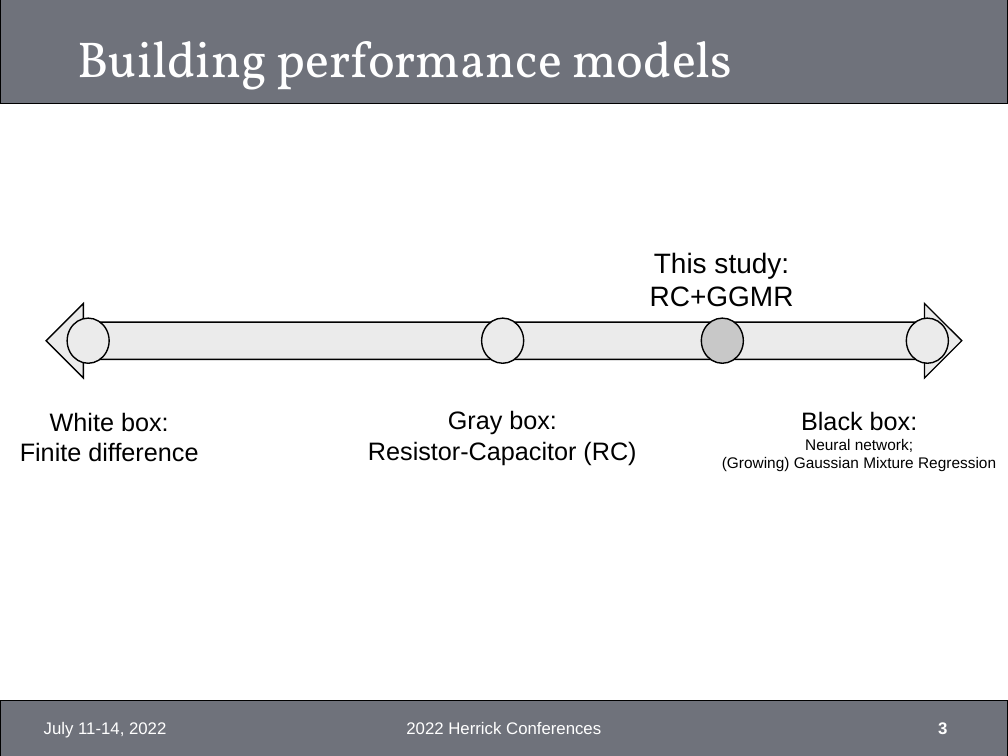
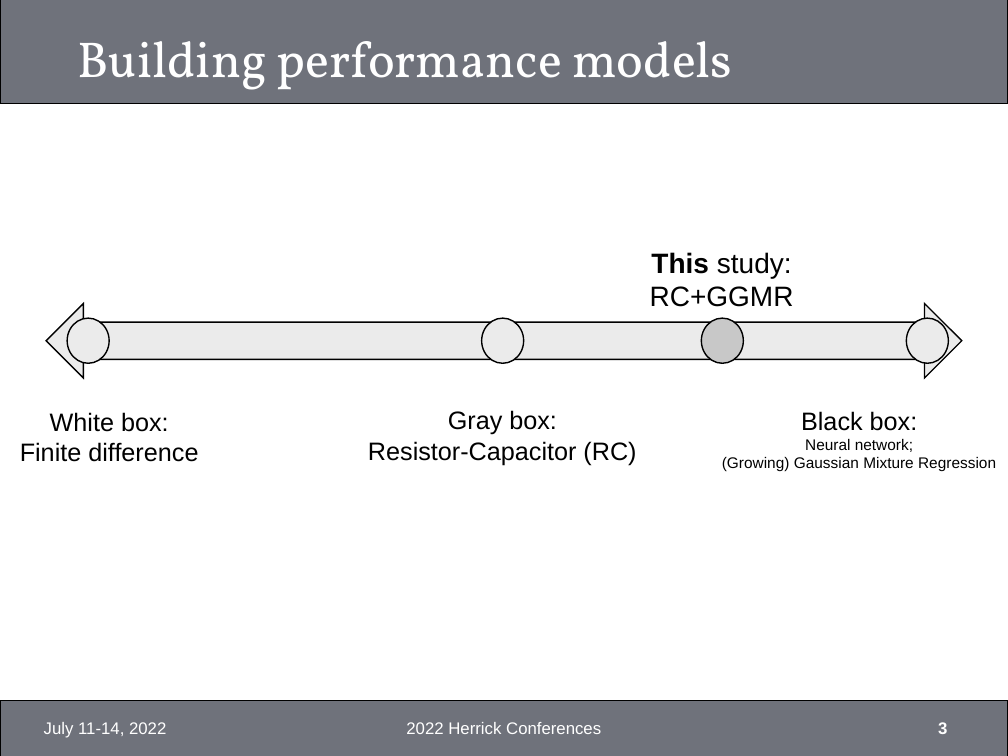
Before and after one commit to xixihaha1995/Hybrid_RC_GGMR, a slide deck: slide 3 of Final/HybridModel_3470_Presentation.pptx. Drawn at 1008x756 pixels with LibreOffice and Linux fonts; fonts in the diff are those of the drawing; background and template pictures are left out. Boxes give left, top, right and bottom in pixels: in the first picture for what was removed or moved away, otherwise in the second. Text is boxed around its words. In the diff, an @@ line names an element or a change of style, - is before the commit and + after.

```diff
--- a/Final/HybridModel_3470_Presentation.pptx
+++ b/Final/HybridModel_3470_Presentation.pptx
@@ text "This study: RC+GGMR" at [650, 252, 794, 307]: bold on in "This" @@
```
Also in this commit, not shown: 8 other slides changed, 2 other files.
